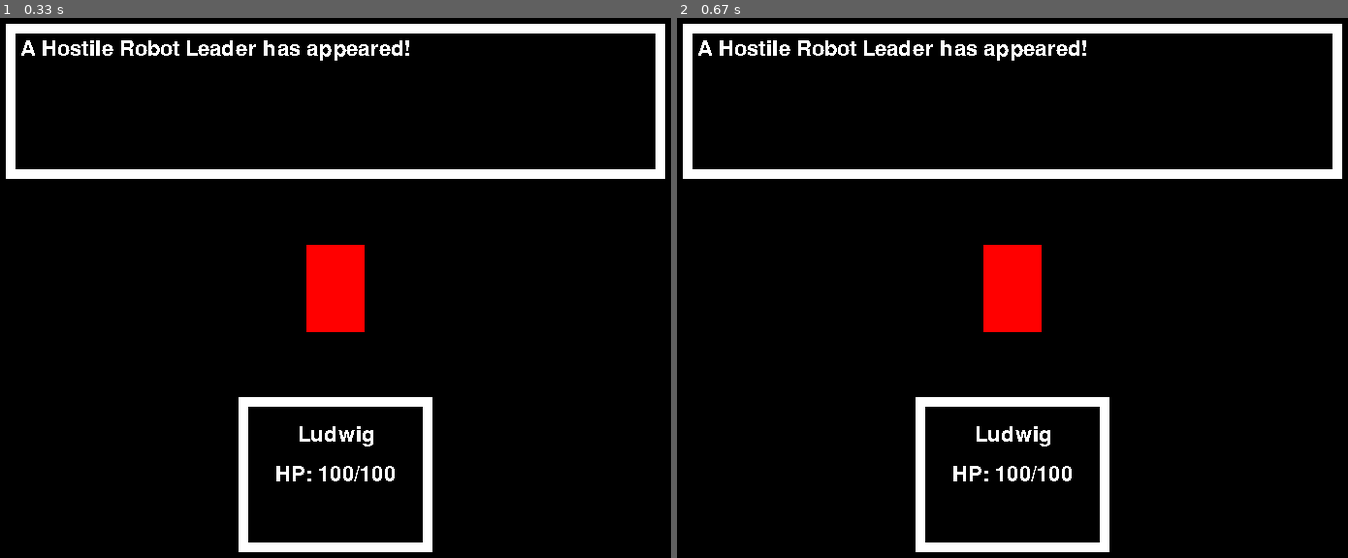
Above: before the commit, frames 1-2 (left to right).
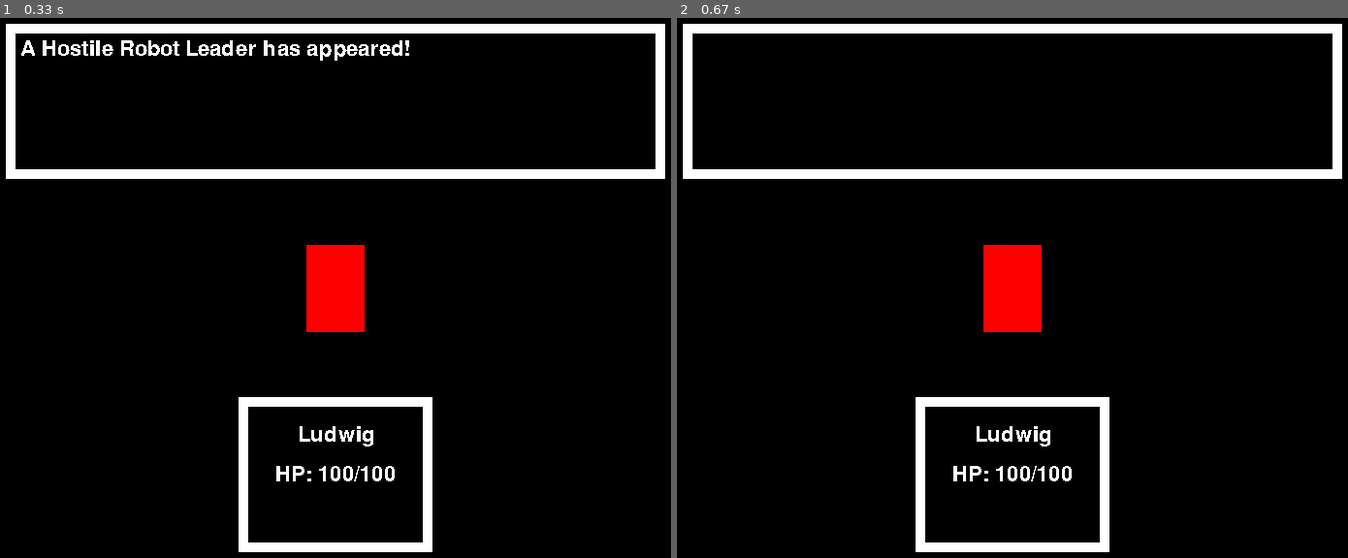
Above: after the commit, the same moments.

Repository: eduardoluis11/final-project-cs50-python
Game: pygame game, started from final-project.py
The game is run twice, just before and just after one commit, with the same random seed, the same clock (stepped at 60 frames per second) and the same inputs.
Inputs:
- Up to frame 1 (0.33 s): no input
- Up to frame 2 (0.67 s): tap Z at 0.33 s

Frame 1 is identical in both runs. In frame 2, 0.7% of the frame differs, in the area x 3-61%, y 4-8%.

Commit message:
Modifying Boolean for Battle Menu
If I press the confirmation key during the first turn, the initial battle message disappears, and the dialogue box becomes empty. I did that via using booleans to know if I should render the Battle Menu's UI.

Diff:
--- a/final-project.py
+++ b/final-project.py
@@ -160,6 +160,18 @@
 message in the console). Done! I only turn the “display battle intro message” to “False” once, and only after pressing
 the “Z” key on the keyboard.
 
+I have an idea: to make the “an enemy has appeared!” message to disappear after pressing the “confirmation” key, I will
+simply make an “if” statement saying that the “an enemy has appeared” message to only show up if the “display intro
+message” boolean is True. That way, as soon as I press the confirmation key during the very first turn, that message
+will disappear for the rest of the game.
+
+So, I have another idea: I will decide whether to render the battle messages, or the battle menu’s UI. If the current
+turn requires me to render the battle messages, I will render the battle messages. Otherwise, I will render the battle
+menu. Now, to decide whether I should render the battle menu or the battle messages, I could use a boolean. I could
+make a boolean that says “should battle menu be rendered” or something like that. By default, it will be false. But,
+after pressing the confirmation key during the very first turn, the “should battle menu be rendered” boolean should
+switch to “true”. Then, checking the “if” statements of my “while True” snippet, I should check if the “render battle
+menu” boolean is set to true. If it is, I should render the battle menu. Otherwise, I should render the battle messages.
 """
 
 import pygame
@@ -181,6 +193,7 @@
 players_current_hp = 100  # This stores the current HP for the player. This goes down if the enemy hurts you.
 battle_message = "A Hostile Robot Leader has appeared!"  # Battle message. This will change throughout the game.
 display_battle_intro_message = True  # Boolean that will tell me if I should display "Enemy has appeared!" message.
+display_battle_menu = False  # Boolean that will tell the game if it should render the battle menu's UI.
 
 # Sprites and surface
 # This loads the enemy sprite, but doesn't render it yet (source:
@@ -226,13 +239,14 @@
 
             # If the user presses a "confirmation" key ("Z") while the "enemy has appeared" message is being displayed
             if event.key == pygame.K_z and display_battle_intro_message:
-
                 # This will turn the boolean that displays the "enemy has appeared!" message to "False"
                 display_battle_intro_message = False
 
+                # This will let me render the battle menu's UI
+                display_battle_menu = True
+
                 # DEBUG: This should print "False" for the boolean that displays the intro message
                 print("Intro message boolean's current state: " + str(display_battle_intro_message))
-
 
     # If no input is detected by the user (if they don't click nor press any keys), this will execute
 
@@ -250,8 +264,14 @@
     # Black rectangle. This rectangle needs to be within the white rectangle so that my white text can be read.
     pygame.draw.rect(game_window, 'Black', ((30, 25), (660, 140)))
 
-    # This renders the text for the current battle message
-    game_window.blit(battle_messages_surface, battle_messages_rectangle)
+    if display_battle_menu:  # If the boolean that lets me render the battle menu is true
+
+        # Show the battle menu (TODO)
+        pass
+    else: # If the battle menu is set to False, render the battle messages
+
+        # This renders the text for the current battle message
+        game_window.blit(battle_messages_surface, battle_messages_rectangle)
 
     # End of the Battle Messages' UI.
 
